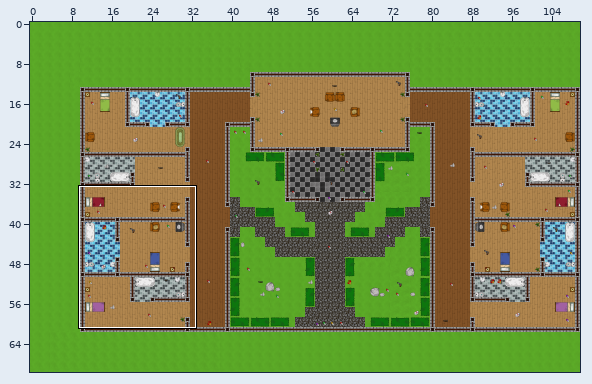
Tiled map (JSON), stored at assets/tilemaps/untitled.json. Above, an overview of the earlier version with the close-up marked.
Close-up. First the earlier version:
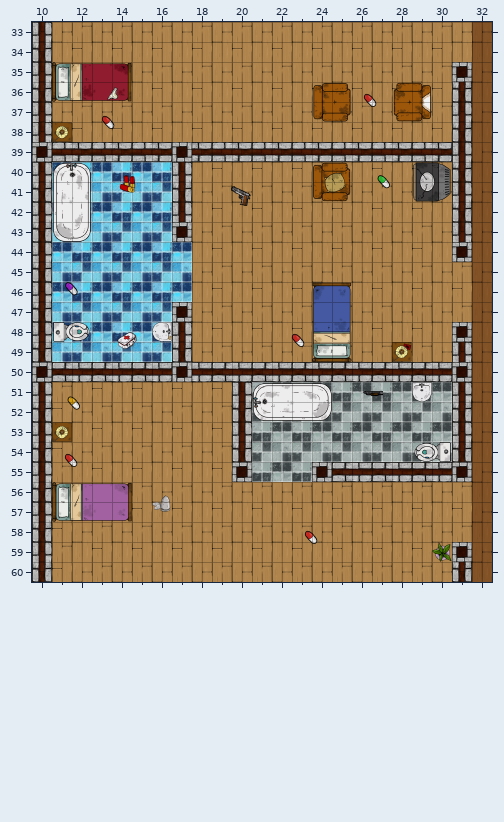
Cells are 64x64 px. Shown: x 10..32, y 33..60. The commit also changed other parts of the map, which this record leaves out.
After:
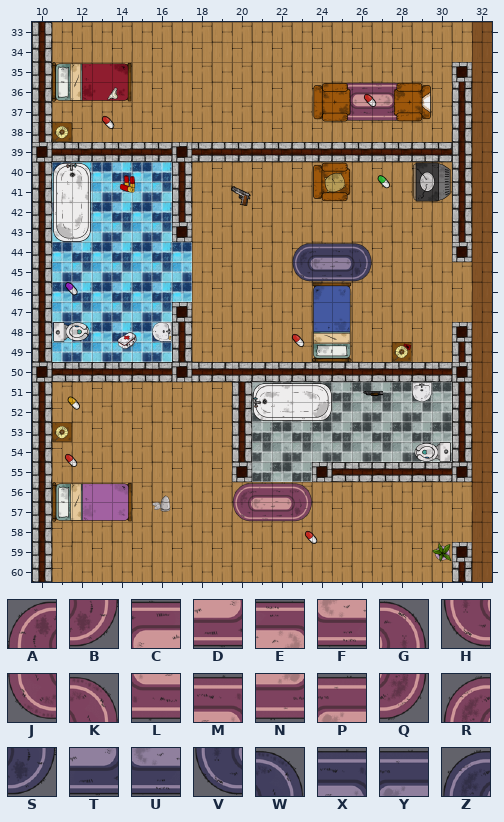
Key: from "tiles": A 288, B 288 turned 180, C 289, D 289 turned 180, E 290, F 290 turned 180, G 291, H 291 turned 180, J 312, K 312 turned 180, L 313, M 313 turned 180, N 314, P 314 turned 180, Q 315, R 315 turned 180, S 336 turned 180, T 337 turned 180, U 338 turned 180, V 339 turned 180, W 360 turned 180, X 361 turned 180, Y 362 turned 180, Z 363 turned 180.
_ is an empty cell.
Log entry: results (again) + details layer
From old to new:
Layer "details":
y 36: x 25..28 ____ -> ACEG
y 37: x 25..28 ____ -> JLNQ
y 44: x 23..26 ____ -> ZYXW
y 45: x 23..26 ____ -> VUTS
y 56: x 20..23 ____ -> RPMK
y 57: x 20..23 ____ -> HFDB
Where, in picture pixels (left, top, right, bottom), the same in both close-ups:
added: (345, 82, 399, 122)
added: (292, 242, 372, 282)
added: (233, 482, 312, 522)
